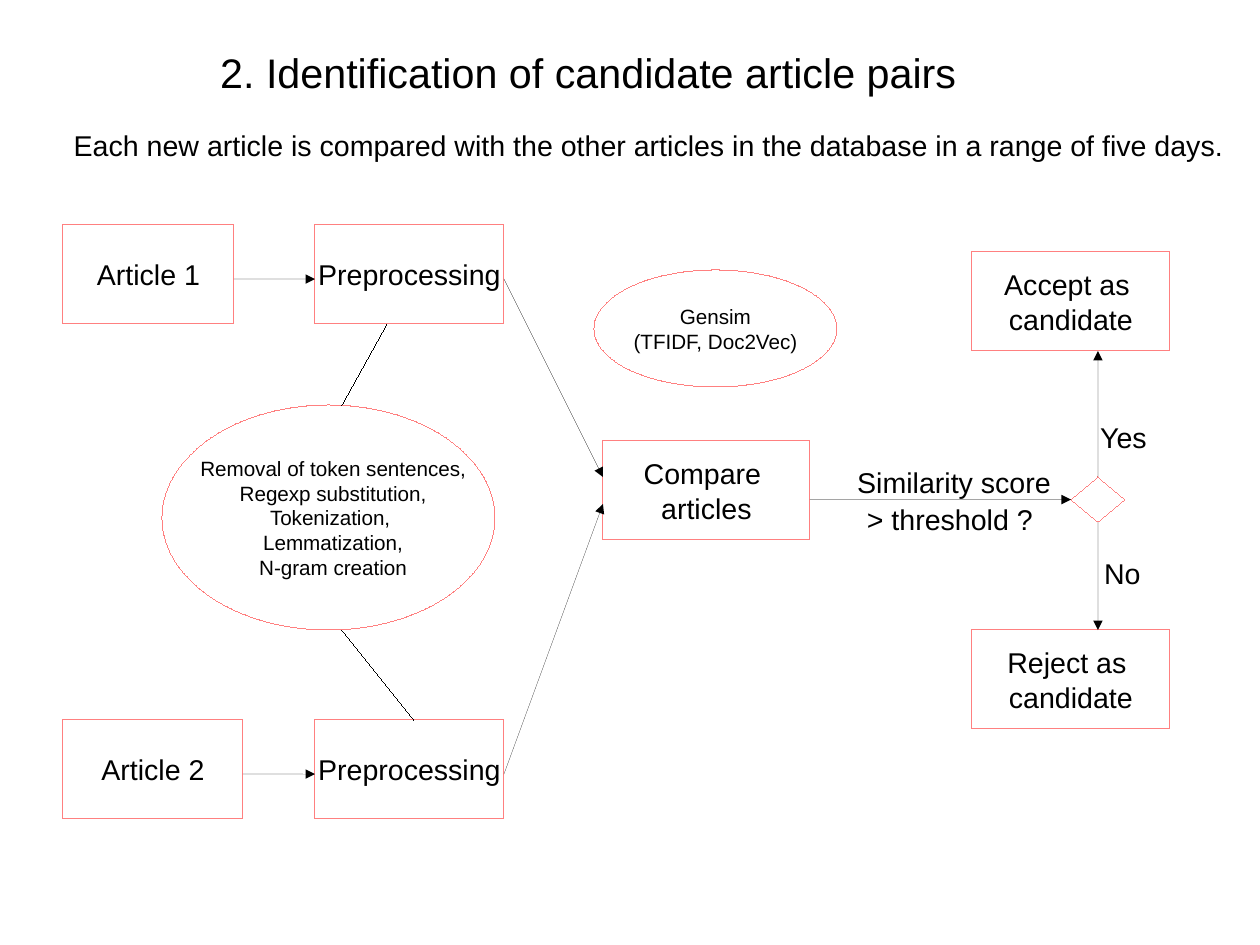
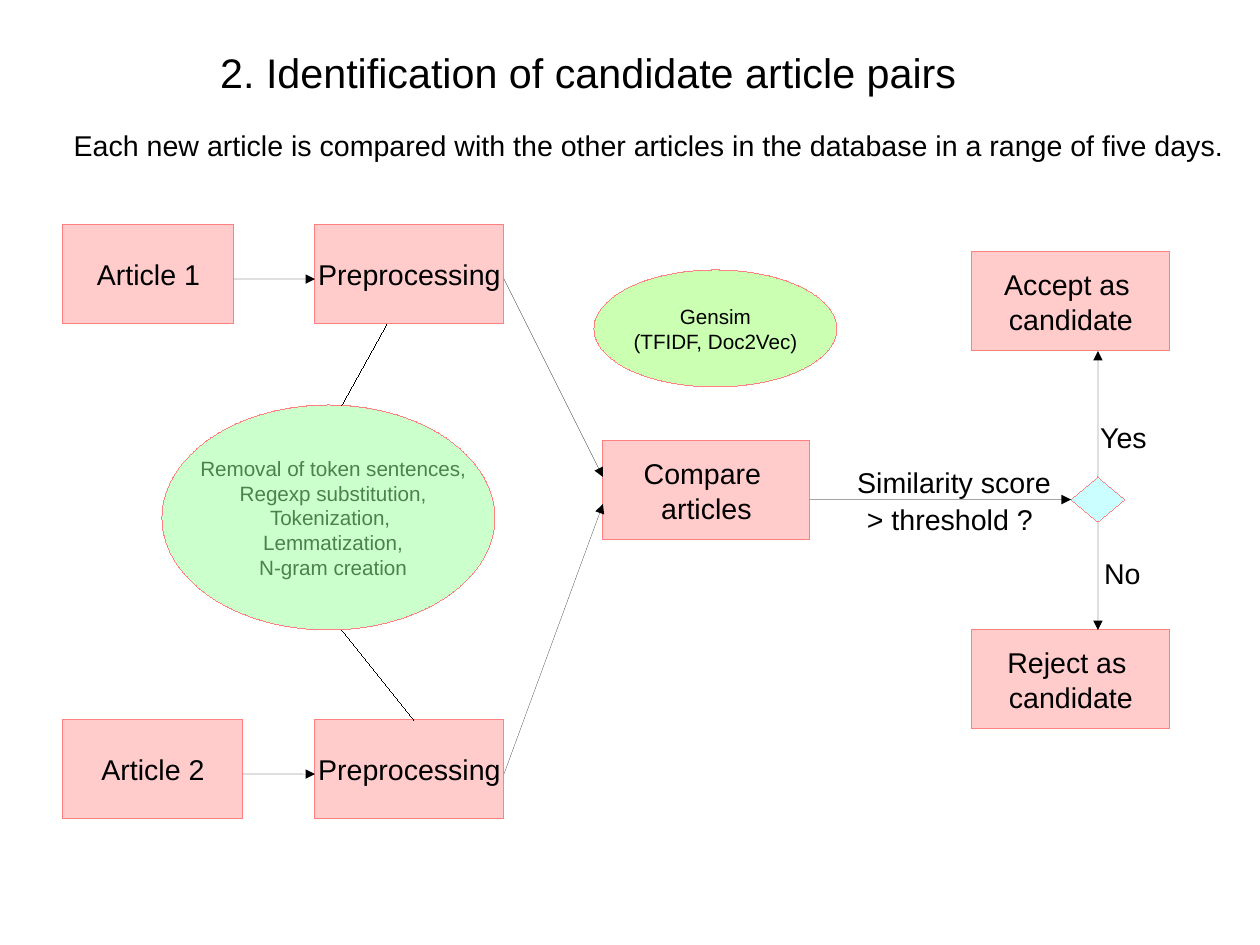
Before and after one commit to diegoami/newscollection, a slide deck: slide 11 of docs/Technical_NLP_6.odp. Drawn at 1260x945 pixels with LibreOffice and Linux fonts; fonts in the diff are those of the drawing. Boxes give left, top, right and bottom in pixels: in the first picture for what was removed or moved away, otherwise in the second. Text is boxed around its words. In the diff, an @@ line names an element or a change of style, - is before the commit and + after.

```diff
--- a/docs/Technical_NLP_6.odp
+++ b/docs/Technical_NLP_6.odp
@@ ellipse "Gensim (TFIDF, Doc2Vec)" at (595,270,838,386): fill none to #99FF66 at 50% opacity @@
@@ ellipse at (162,405,495,630): fill none to #99FF99 at 50% opacity @@
@@ diamond at (1071,477,1125,521): fill none to #99FFFF at 50% opacity @@
@@ fill none to #FF9999 at 50% opacity in 7 elements at (63,225,234,325), (63,720,242,820), (316,225,504,325), (316,720,504,820), (604,441,811,541), (972,252,1170,351), (972,630,1170,729) @@
```
Also in this commit, not shown: 1 other slide changed, 4 other files.
